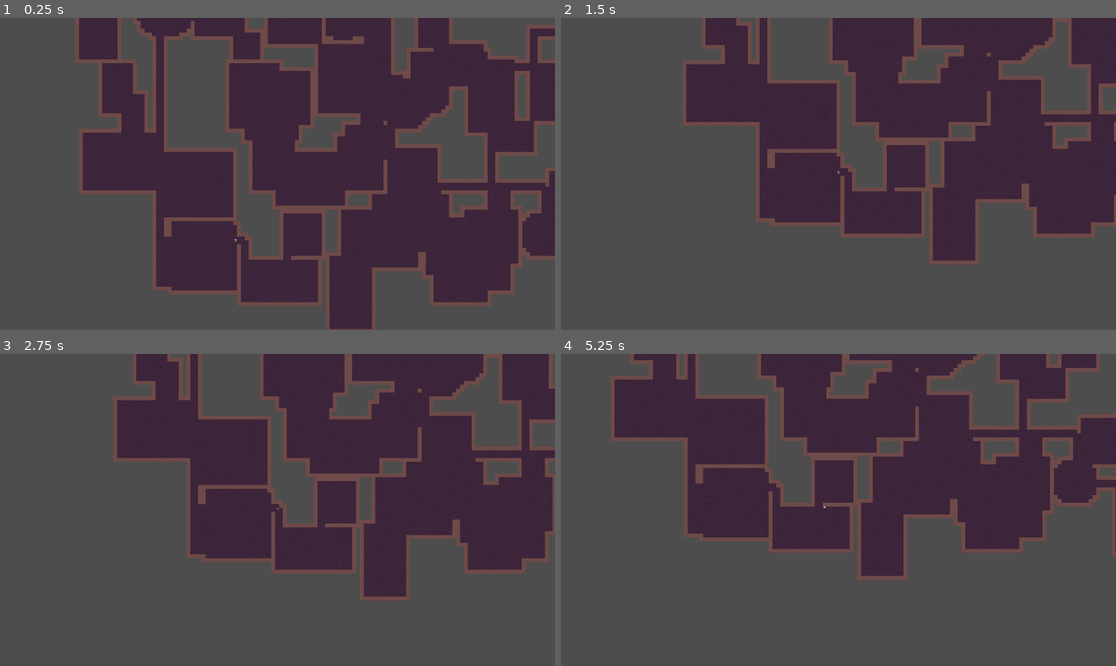
Above: before the commit, frames 1-4 (two rows, left to right).
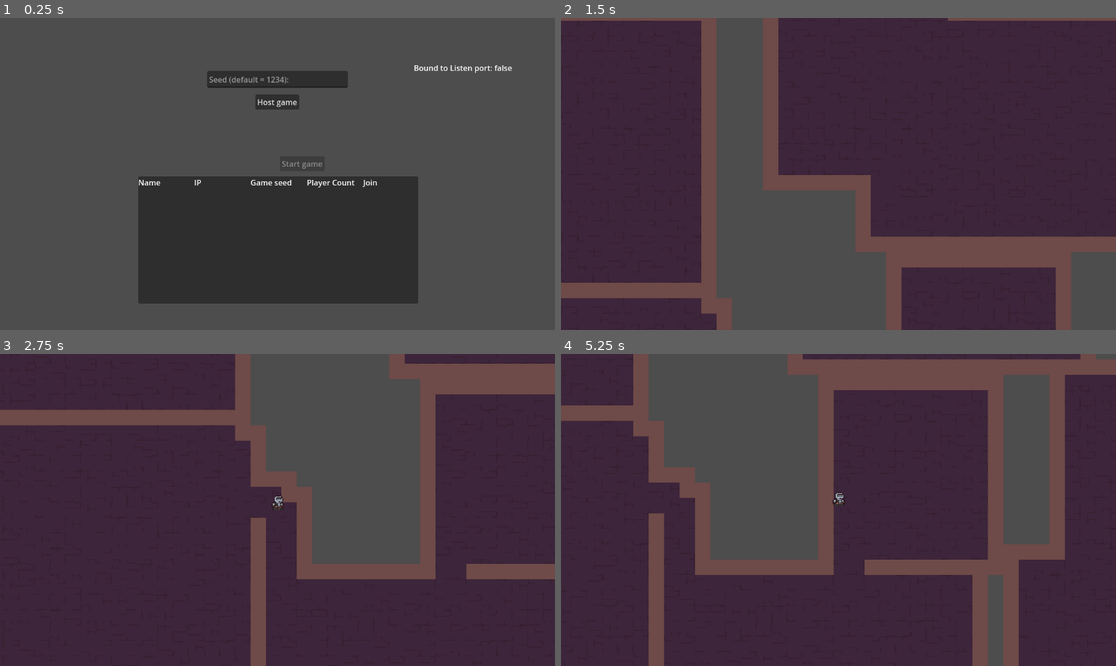
Above: after the commit, the same moments.

Repository: KSaB22/godot-game
Game: Godot game, scene res://scenes/main_menu.tscn
Two runs of this game, one before a commit and one after it. Both use one fixed random seed, a clock stepped at 60 frames per second and the inputs below. Before the commit the project starts from res://scenes/Level.tscn.
Inputs (mouse positions are in pixels of both pictures, inside the frame that each line leads up to):
- Up to frame 1 (0.25 s): no input
- Up to frame 2 (1.5 s): click (838, 102) at 0.5 s, where only the run after the commit has a clickable "Host game"; click (860, 164) at 1.25 s, where only the run after the commit has a clickable "Start game"
- Up to frame 3 (2.75 s): hold Right (ui_right) from 2.03 s (still down)
- Up to frame 4 (5.25 s): release Right (ui_right) at 2.78 s; hold Down (ui_down) 2.78-3.53 s; hold Right (ui_right) 3.53-4.28 s; hold Up (ui_up) 4.28-5.03 s; hold Left (ui_left) from 5.03 s (still down)

The runs differ from the first frame. In frame 1, 46% of the frame differs, in the area x 13-100%, y 0-100%; in frame 2, 58%; in frame 3, 79%, in the area x 0-100%, y 0-100%; in frame 4, 78%.

Commit message:
Attempting to create a joint game

Diff:
--- a/project.godot
+++ b/project.godot
@@ -11,9 +11,13 @@
 [application]
 
 config/name="ProjectGame"
-run/main_scene="uid://bh1f6f4ljteqg"
+run/main_scene="uid://c6op3cjtw62j7"
 config/features=PackedStringArray("4.4", "Forward Plus")
 config/icon="res://icon.svg"
+
+[autoload]
+
+GameManager="*res://scripts/GameManager.gd"
 
 [input]
 
--- a/scenes/Level.tscn
+++ b/scenes/Level.tscn
@@ -140,6 +140,7 @@
 
 [node name="Level" type="Node2D"]
 script = ExtResource("1_6vs76")
+PlayerScene = ExtResource("1_uhqny")
 
 [node name="TileMap" type="TileMap" parent="."]
 position = Vector2(-1, 0)
@@ -150,5 +151,5 @@
 [node name="Player" parent="." instance=ExtResource("1_uhqny")]
 
 [node name="Camera2D" type="Camera2D" parent="Player"]
-zoom = Vector2(0.5, 0.5)
+zoom = Vector2(2, 2)
 position_smoothing_enabled = true
--- a/scenes/main_menu.tscn
+++ b/scenes/main_menu.tscn
@@ -1,33 +1,98 @@
-[gd_scene load_steps=2 format=3 uid="uid://c6op3cjtw62j7"]
+[gd_scene load_steps=4 format=3 uid="uid://c6op3cjtw62j7"]
 
 [ext_resource type="Script" uid="uid://bfqyh12kvyjs1" path="res://scripts/main_menu.gd" id="1_l6cm7"]
+[ext_resource type="Script" uid="uid://w0beltaug81i" path="res://scripts/server_browser.gd" id="2_ekxnf"]
+[ext_resource type="PackedScene" uid="uid://dt87exg2bh12q" path="res://scenes/server_info.tscn" id="3_bqqt6"]
 
 [node name="MainMenu" type="Node2D"]
 script = ExtResource("1_l6cm7")
 
-[node name="Level" type="TextEdit" parent="."]
-offset_left = -144.0
-offset_top = -55.0
-offset_right = 148.0
-offset_bottom = -20.0
-placeholder_text = "Level (default = 1):"
-
 [node name="Camera2D" type="Camera2D" parent="."]
 
 [node name="Seed" type="TextEdit" parent="."]
-offset_left = -144.0
-offset_top = 14.0
-offset_right = 148.0
-offset_bottom = 49.0
+offset_left = -146.0
+offset_top = -214.0
+offset_right = 146.0
+offset_bottom = -179.0
 placeholder_text = "Seed (default = 1234):"
 
-[node name="Button" type="Button" parent="."]
-offset_left = -38.0
-offset_top = 79.0
-offset_right = 41.0
-offset_bottom = 110.0
-text = "Continue"
+[node name="HostBtn" type="Button" parent="."]
+offset_left = -46.0
+offset_top = -165.0
+offset_right = 45.0
+offset_bottom = -134.0
+text = "Host game"
 
-[connection signal="text_changed" from="Level" to="." method="_on_level_text_changed"]
+[node name="ServerBrowser" type="Control" parent="."]
+layout_mode = 3
+anchors_preset = 0
+offset_left = -106.0
+offset_top = 17.0
+offset_right = -66.0
+offset_bottom = 57.0
+script = ExtResource("2_ekxnf")
+serverInfo = ExtResource("3_bqqt6")
+
+[node name="BroadcastTimer" type="Timer" parent="ServerBrowser"]
+
+[node name="Panel" type="Panel" parent="ServerBrowser"]
+layout_mode = 0
+offset_left = -183.0
+offset_top = -12.0
+offset_right = 398.0
+offset_bottom = 252.0
+
+[node name="VBoxContainer" type="VBoxContainer" parent="ServerBrowser/Panel"]
+layout_mode = 0
+offset_top = 1.0
+offset_right = 580.0
+offset_bottom = 263.0
+
+[node name="HBoxContainer" type="HBoxContainer" parent="ServerBrowser/Panel/VBoxContainer"]
+layout_mode = 2
+
+[node name="NameLbl" type="Label" parent="ServerBrowser/Panel/VBoxContainer/HBoxContainer"]
+layout_mode = 2
+size_flags_horizontal = 3
+text = "Name"
+
+[node name="IPLbl" type="Label" parent="ServerBrowser/Panel/VBoxContainer/HBoxContainer"]
+layout_mode = 2
+size_flags_horizontal = 3
+text = "IP"
+
+[node name="SeedLbl" type="Label" parent="ServerBrowser/Panel/VBoxContainer/HBoxContainer"]
+layout_mode = 2
+size_flags_horizontal = 3
+text = "Game seed"
+
+[node name="PlayerCountLbl" type="Label" parent="ServerBrowser/Panel/VBoxContainer/HBoxContainer"]
+layout_mode = 2
+size_flags_horizontal = 3
+text = "Player Count"
+
+[node name="JoinLbl" type="Label" parent="ServerBrowser/Panel/VBoxContainer/HBoxContainer"]
+layout_mode = 2
+size_flags_horizontal = 3
+text = "Join"
+
+[node name="StartBtn" type="Button" parent="."]
+offset_left = 5.0
+offset_top = -37.0
+offset_right = 98.0
+offset_bottom = -6.0
+disabled = true
+text = "Start game"
+
+[node name="listnerPortLbl" type="Label" parent="."]
+offset_left = 283.0
+offset_top = -232.0
+offset_right = 490.0
+offset_bottom = -180.0
+text = "Bound to Listen port:"
+
 [connection signal="text_changed" from="Seed" to="." method="_on_seed_text_changed"]
-[connection signal="pressed" from="Button" to="." method="_on_button_pressed"]
+[connection signal="pressed" from="HostBtn" to="." method="_on_host_button_pressed"]
+[connection signal="timeout" from="ServerBrowser/BroadcastTimer" to="ServerBrowser" method="_on_broadcast_timer_timeout"]
+[connection signal="pressed" from="StartBtn" to="." method="_on_button_pressed"]
+[connection signal="pressed" from="StartBtn" to="." method="_on_start_btn_pressed"]
--- a/scenes/player.tscn
+++ b/scenes/player.tscn
@@ -31,7 +31,6 @@
 
 [node name="Player" type="CharacterBody2D"]
 script = ExtResource("1_qlg0r")
-SPEED = 500.0
 
 [node name="AnimatedSprite2D" type="AnimatedSprite2D" parent="."]
 z_index = 5
--- /dev/null
+++ b/scenes/server_info.tscn
@@ -0,0 +1,33 @@
+[gd_scene load_steps=2 format=3 uid="uid://dt87exg2bh12q"]
+
+[ext_resource type="Script" uid="uid://b04pvpawefo7k" path="res://scripts/server_info.gd" id="1_al1sw"]
+
+[node name="ServerInfo" type="HBoxContainer"]
+script = ExtResource("1_al1sw")
+
+[node name="NameLbl" type="Label" parent="."]
+layout_mode = 2
+size_flags_horizontal = 3
+text = "host name"
+
+[node name="IPLbl" type="Label" parent="."]
+layout_mode = 2
+size_flags_horizontal = 3
+text = "192.168.1.255"
+
+[node name="SeedLbl" type="Label" parent="."]
+layout_mode = 2
+size_flags_horizontal = 3
+text = "1234"
+
+[node name="PlayerCountLbl" type="Label" parent="."]
+layout_mode = 2
+size_flags_horizontal = 3
+text = "5"
+
+[node name="JoinBtn" type="Button" parent="."]
+layout_mode = 2
+size_flags_horizontal = 3
+text = "Join game"
+
+[connection signal="pressed" from="JoinBtn" to="." method="_on_join_btn_pressed"]
--- /dev/null
+++ b/scripts/GameManager.gd
@@ -0,0 +1,12 @@
+extends Node
+
+var Players = {}
+var seed = 1234
+# Called when the node enters the scene tree for the first time.
+func _ready() -> void:
+	pass # Replace with function body.
+
+
+# Called every frame. 'delta' is the elapsed time since the previous frame.
+func _process(delta: float) -> void:
+	pass
--- a/scripts/level.gd
+++ b/scripts/level.gd
@@ -15,13 +15,27 @@
 var last_non_corridor_room_id: int = -2
 
 @onready var level_tile_map: TileMap = $TileMap
-@onready var main_player: CharacterBody2D = $Player
+
+@export var PlayerScene: PackedScene
 
 func _ready() -> void:
 	generate_level()
 	var spawns: Array[Vector2i] = get_edge_spawns(max_players)
-	if spawns.size() > 0 and is_instance_valid(main_player):
-		main_player.global_position = tile_to_global(spawns[0])
+	var index = 0
+	for i in GameManager.Players:
+		var current_player = PlayerScene.instantiate()
+		add_child(current_player)
+
+		var cam := Camera2D.new()
+		current_player.add_child(cam)
+
+		cam.zoom = Vector2(2, 2)
+		cam.position = Vector2.ZERO
+		cam.position_smoothing_enabled = true
+		cam.position_smoothing_speed = 8.0
+		cam.make_current()
+		current_player.global_position = tile_to_global(spawns[index])
+		index +=1
 
 func _process(_delta: float) -> void:
 	#var exact_room: int = get_current_room_id(false)
@@ -63,8 +77,8 @@
 
 # Get the main player's current room.
 # use_last_known_inside=true will return the last non-corridor room when in a corridor.
-func get_current_room_id(use_last_known_inside: bool = false) -> int:
-	var rid: int = room_id_at_global(main_player.global_position)
+func get_current_room_id(currentPlayer, use_last_known_inside: bool = false) -> int:
+	var rid: int = room_id_at_global(currentPlayer.global_position)
 
 	# Update tracking vars
 	if rid != current_room_id:
--- a/scripts/main_menu.gd
+++ b/scripts/main_menu.gd
@@ -4,35 +4,103 @@
 @export var level: int = 1
 
 @onready var seedTE: TextEdit = $Seed
-@onready var levelTE: TextEdit = $Level
-@onready var continue_button: Button = $Button
+@onready var host_btn: Button = $HostBtn
+@onready var start_btn: Button = $StartBtn
 
+@export var Address = '192.168.31.255'
+@export var port = 8910
+var peer
 
 # Called when the node enters the scene tree for the first time.
 func _ready() -> void:
+	multiplayer.peer_connected.connect(peer_connected)
+	multiplayer.peer_disconnected.connect(peer_disconnected)
+	multiplayer.connected_to_server.connect(connected_to_server)
+	multiplayer.connection_failed.connect(connection_failed)
+
+	$ServerBrowser.joinGame.connect(joinByIP)
 	pass # Replace with function body.
 
 
-func _on_button_pressed() -> void:
-	#get_tree().change_scene_to_file("res://scenes/Level.tscn")
-	var next_scene = preload("res://scenes/Level.tscn").instantiate()
-	next_scene.game_seed = game_seed
-	next_scene.level = level
-
-	get_tree().root.add_child(next_scene)
-	get_tree().current_scene.queue_free()
-	get_tree().current_scene = next_scene
 
 
+func hostGame():
+	peer = ENetMultiplayerPeer.new()
+	var error = peer.create_server(port, 2)
+	if error != OK:
+		print("cannot host: " + str(error))
+		return
+	peer.get_host().compress(ENetConnection.COMPRESS_RANGE_CODER)
 
-func _on_level_text_changed() -> void:
-	if levelTE.text != "":
-		level = int(levelTE.text)
-	else:
-		level = 1
+	multiplayer.set_multiplayer_peer(peer)
+	GameManager.seed = game_seed
+	print("Waiting For Players!")
+
+@rpc("any_peer")
+func SendPlayerInformation(id):
+	if !GameManager.Players.has(id):
+		GameManager.Players[id] ={
+			"id" : id,
+			"score": 0
+		}
 
 func _on_seed_text_changed() -> void:
 	if seedTE.text != "":
 		game_seed = int(seedTE.text)
 	else:
 		game_seed = 1234
+
+
+func _on_host_button_pressed() -> void:
+	seedTE.editable = false
+	hostGame()
+	var host_id = multiplayer.get_unique_id()
+	SendPlayerInformation(host_id)
+	$ServerBrowser.setUpBroadcast(str(host_id) + "'s server" , game_seed)
+	host_btn.disabled = true
+	start_btn.disabled = false
+	pass # Replace with function body.
+
+
+func joinByIP(ip):
+	peer = ENetMultiplayerPeer.new()
+	peer.create_client(ip,port)
+	peer.get_host().compress(ENetConnection.COMPRESS_RANGE_CODER)
+	multiplayer.set_multiplayer_peer(peer)
+	host_btn.disabled = true
+
+func peer_connected(id):
+	print("Player Connected: " + str(id))
+
+func peer_disconnected(id):
+	print("Player Disconnected: " + str(id))
+
+func connected_to_server():
+	var table := $ServerBrowser/Panel/VBoxContainer
+	for row in table.get_children():
+		var btn := row.get_node_or_null("JoinBtn")
+		if btn and btn is Button:
+			btn.disabled = true
+	SendPlayerInformation.rpc_id(1,multiplayer.get_unique_id())
+	print("connected To Server!")
+
+# called only from clients
+func connection_failed():
+	print("Couldnt Connect")
+
+@rpc("any_peer", "call_local")
+func startGame():
+	var scene_res = load("res://scenes/Level.tscn")
+	var scene = scene_res.instantiate()
+
+	# Now you can safely set properties defined in Level.gd
+	scene.game_seed = GameManager.seed
+	scene.max_players = GameManager.Players.size()
+
+	get_tree().root.add_child(scene)
+	self.hide()
+
+
+func _on_start_btn_pressed() -> void:
+	startGame.rpc()
+	pass # Replace with function body.
--- a/scripts/player.gd
+++ b/scripts/player.gd
@@ -1,6 +1,6 @@
 extends CharacterBody2D
 
-@export var SPEED : float = 100.0
+@export var SPEED : float = 225.0
 
 func _physics_process(delta: float) -> void:
 	# Get the input direction and handle the movement/deceleration.
--- /dev/null
+++ b/scripts/server_browser.gd
@@ -0,0 +1,94 @@
+extends Control
+
+signal found_server
+signal server_removed
+signal joinGame(ip)
+var broadcastTimer : Timer
+
+var RoomInfo = {"name": "name", "playerCount": 0, "Seed": 0}
+var broadcaster : PacketPeerUDP
+@export var broadcastPort : int = 8912
+
+var listner : PacketPeerUDP
+@export var listenPort : int = 8911
+
+@export var broadcastAdr: String = '192.168.31.255'
+
+@export var serverInfo : PackedScene
+
+func _ready() -> void:
+	broadcastTimer = $BroadcastTimer
+
+	listner = PacketPeerUDP.new()
+	var ok = listner.bind(listenPort)
+	if ok == OK:
+		print("Bound to Listner Port "+ str(listner))
+		$"../listnerPortLbl".text = "Bound to Listen port: true"
+	else:
+		print("faied to bind to Listner port")
+		$"../listnerPortLbl".text = "Bound to Listen port: false"
+	pass
+
+func setUpBroadcast(name: String,seed: int):
+	RoomInfo.name = name
+	RoomInfo.Seed = seed
+	RoomInfo.playerCount = GameManager.Players.size()
+
+	broadcaster = PacketPeerUDP.new()
+	broadcaster.set_broadcast_enabled(true)
+	broadcaster.set_dest_address(broadcastAdr, listenPort)
+
+	var ok = broadcaster.bind(broadcastPort)
+	if ok == OK:
+		print("Bound to broadcast Port "+ str(broadcastPort))
+	else:
+		print("faied to bind to broadcast port")
+	$BroadcastTimer.start()
+
+func _process(delta: float) -> void:
+	if listner.get_available_packet_count() > 0:
+		var serverip = listner.get_packet_ip()
+		var serverport = listner.get_packet_port()
+		var bytes = listner.get_packet()
+		var data = bytes.get_string_from_ascii()
+		var roomInfo = JSON.parse_string(data)
+		print("server Ip: " + serverip +" serverPort: "+ str(serverport) + " room info: " + str(roomInfo))
+		addServer(roomInfo, serverip)
+
+	pass
+#TODO: continue this video - https://www.youtube.com/watch?v=zWjFEVAkz3w
+
+func addServer(roomInfo, serverip) -> void:
+	for i in $Panel/VBoxContainer.get_children():
+			if i.name == roomInfo.name:
+				i.get_node("IPLbl").text = serverip
+				i.get_node("PlayerCountLbl").text = str(roomInfo.playerCount)
+				return
+	var currentInfo = serverInfo.instantiate()
+	currentInfo.name = roomInfo.name
+	currentInfo.get_node("NameLbl").text = str(roomInfo.name)
+	currentInfo.get_node("IPLbl").text = str(serverip)
+	currentInfo.get_node("SeedLbl").text = str(roomInfo.Seed)
+	currentInfo.get_node("PlayerCountLbl").text = str(roomInfo.playerCount)
+	$Panel/VBoxContainer.add_child(currentInfo)
+	currentInfo.joinGame.connect(joinByIp)
+
+	pass
+
+func _on_broadcast_timer_timeout() -> void:
+	print("Broadcasting...")
+	RoomInfo.playerCount = GameManager.Players.size()
+	var data = JSON.stringify(RoomInfo)
+	var packet = data.to_ascii_buffer()
+	broadcaster.put_packet(packet)
+	pass # Replace with function body.
+
+
+func _exit_tree() -> void:
+	listner.close()
+	$BroadcastTimer.stop()
+	if broadcaster != null:
+		broadcaster.close()
+
+func joinByIp(ip):
+	joinGame.emit(ip)
--- /dev/null
+++ b/scripts/server_info.gd
@@ -0,0 +1,13 @@
+extends HBoxContainer
+
+signal joinGame(ip)
+
+func _ready() -> void:
+	pass
+func _process(delta: float) -> void:
+	pass
+
+
+func _on_join_btn_pressed() -> void:
+	joinGame.emit($IPLbl.text)
+	pass # Replace with function body.
Not shown, added: export_presets.cfg
Not shown, added: scripts/GameManager.gd.uid
Not shown, added: scripts/server_browser.gd.uid
Not shown, added: scripts/server_info.gd.uid
Not shown, added: export/game.console.exe
Not shown, added: export/game.exe
Not shown, added: export/game.pck
Not shown, added: scenes/Level.tscn1221210842.tmp
Not shown, added: scenes/main_menu.tscn6532654423.tmp
Not shown, added: scenes/main_menu.tscn6537554880.tmp
